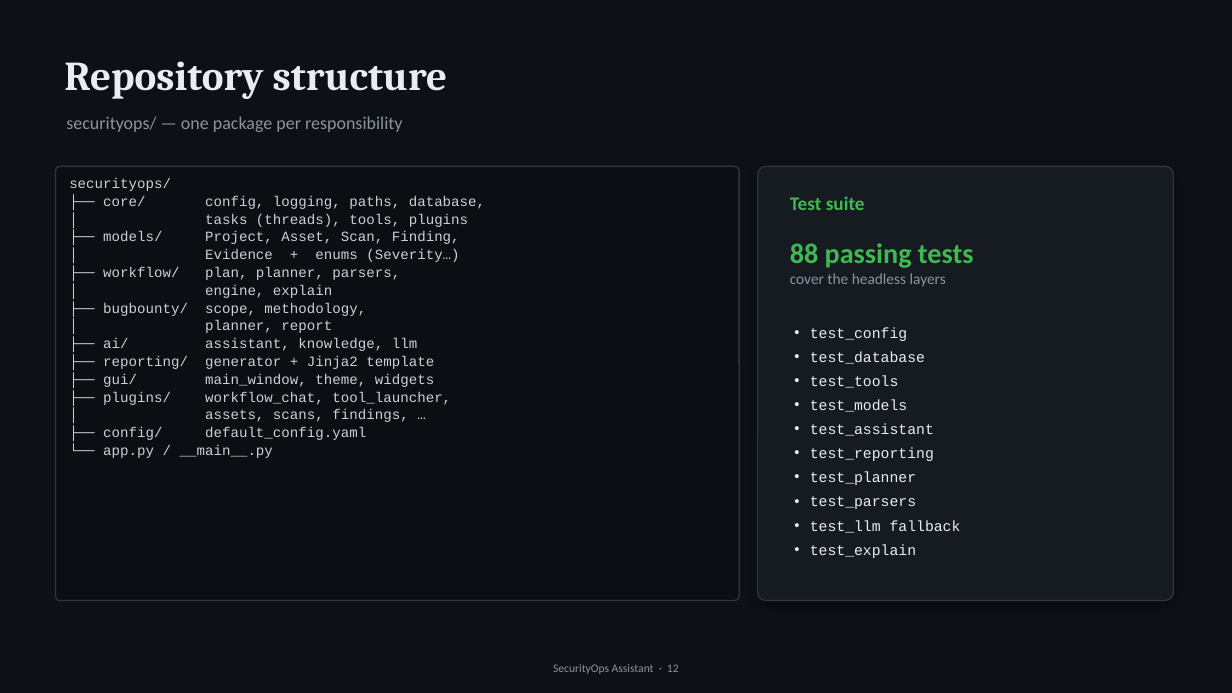
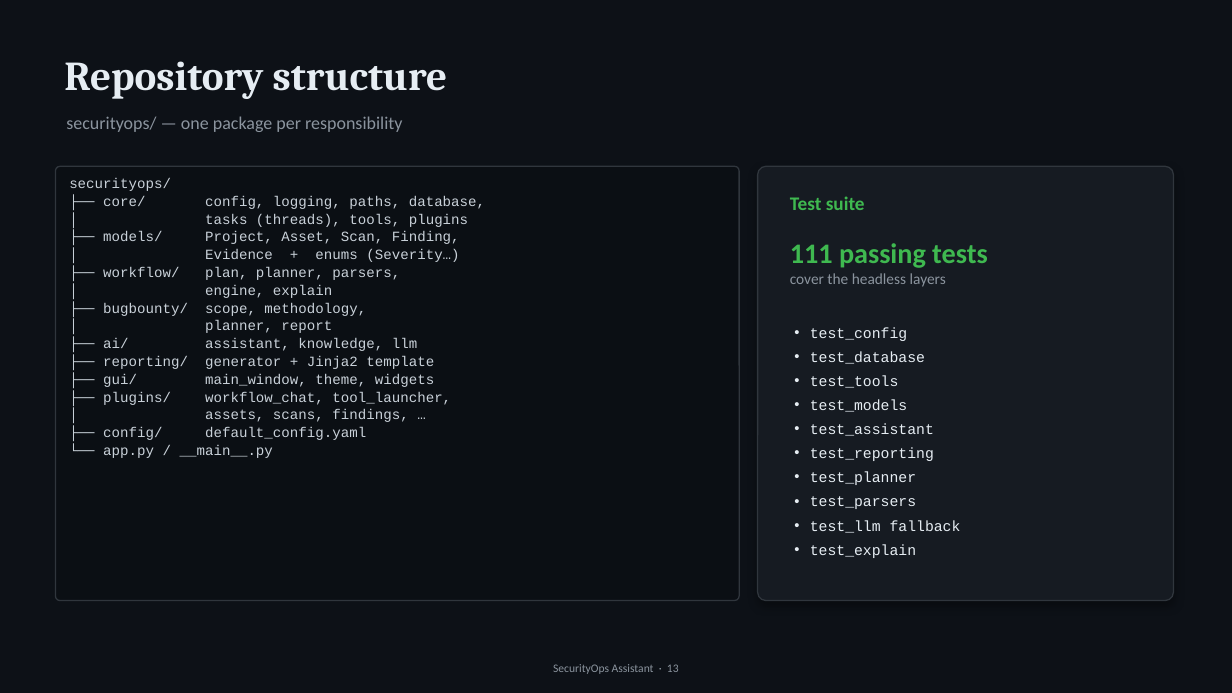
Before and after one commit to niyant07/SecurityOps-Assistant, a slide deck: slide 13 of SecurityOps-Assistant.pptx (slide 12 before the commit). Drawn at 1232x693 pixels with LibreOffice and Linux fonts; fonts in the diff are those of the drawing. Boxes give left, top, right and bottom in pixels: in the first picture for what was removed or moved away, otherwise in the second. Text is boxed around its words. In the diff, an @@ line names an element or a change of style, - is before the commit and + after.

```diff
--- a/SecurityOps-Assistant.pptx
+++ b/SecurityOps-Assistant.pptx
@@ text at box(790, 243, 988, 268): text changed @@
-88 passing tests
+111 passing tests
```
Also in this commit, not shown: 13 other slides changed, 2 slides added, 4 other files.
